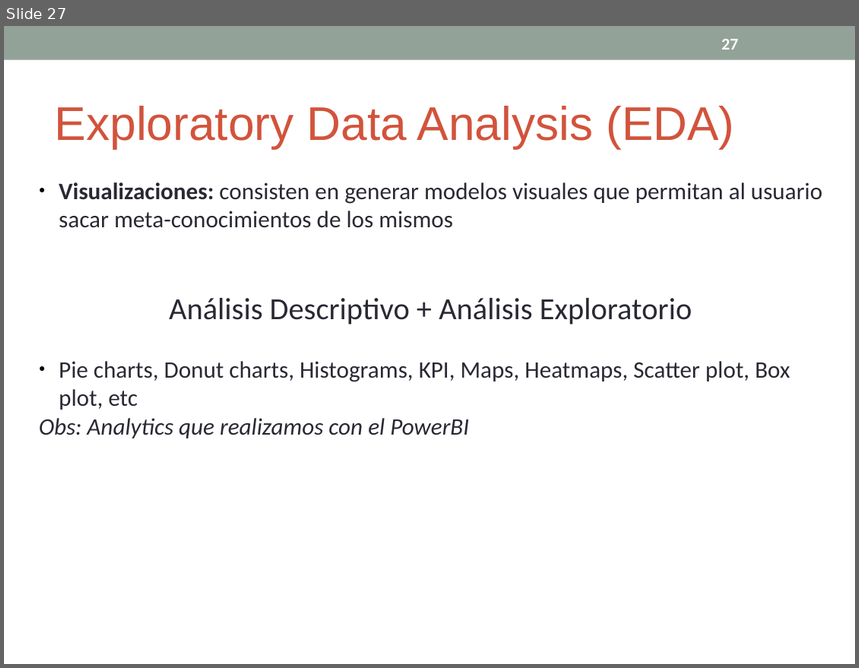
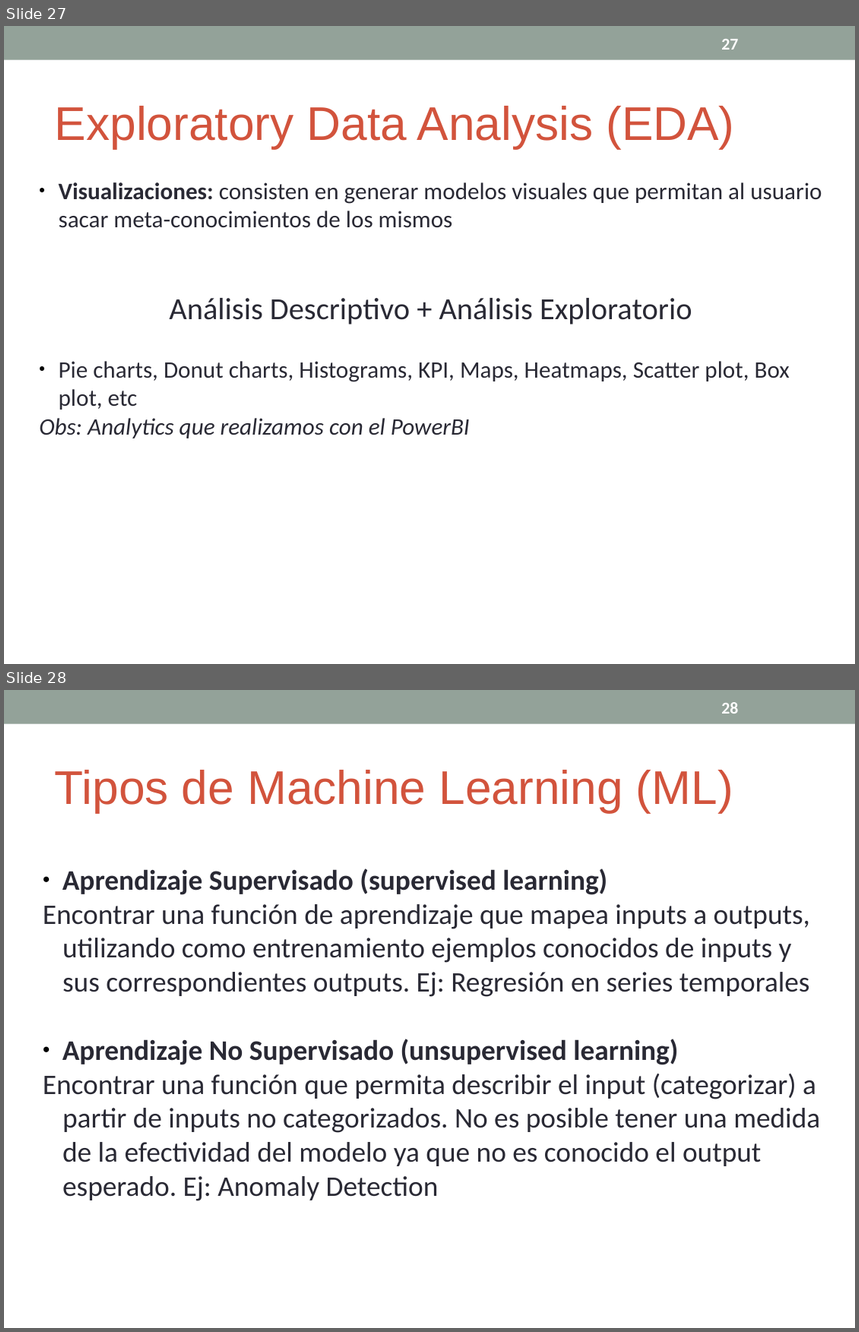
Before and after one commit to cdsparaguay/cursodwh, a slide deck: clases/DWH_Clase03.ppt. Shown one above the other, each under a label of ours: slide 27 before the commit, slides 27 and 28 after it. The pictures are 859x668 and 859x1332 pixels, drawn with LibreOffice and Linux fonts; fonts in the diff are those of the drawing. Boxes give left, top, right and bottom in pixels: in the first picture for what was removed or moved away, otherwise in the second. Text is boxed around its words. In the diff, an @@ line names an element or a change of style, - is before the commit and + after.

Commit message:
Se agregó teoría de modelos predictivos, scoring, training y validation

```diff
--- a/clases/DWH_Clase03.ppt
+++ b/clases/DWH_Clase03.ppt
@@ slide 28 added at [4,690,855,1328], background #FFFFFF; not listed: 1 template element that a slide beside it also shows @@
@@ page number added at [721,702,738,714], 14 pt, text #FFFFFF, bold @@
+28
@@ text added at [55,770,734,813], 40 pt, text #D2533C @@
+Tipos de Machine Learning (ML)
@@ text added at [43,869,820,1201], 24 pt, text #292934 @@
+● Aprendizaje Supervisado (supervised learning)
+Encontrar una función de aprendizaje que mapea inputs a outputs, utilizando como entrenamiento ejemplos conocidos de inputs y sus correspondientes outputs. Ej: Regresión en series temporales
+● Aprendizaje No Supervisado (unsupervised learning)
+Encontrar una función que permita describir el input (categorizar) a partir de inputs no categorizados. No es posible tener una medida de la efectividad del modelo ya que no es conocido el output esperado. Ej: Anomaly Detection
```
Also in this commit, not shown: 7 other slides changed, 7 other slides added, 1 other file.
